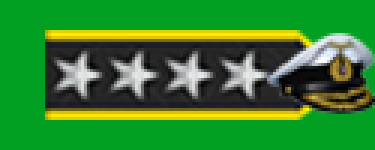
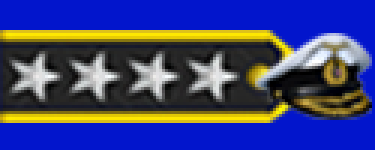
The second 375x150 image is a revision of the first. Changes to its layers:
painted on "Layer 3" over 255, 33, 375, 120
painted on "Layer 1" over 0, 30, 321, 123
painted on "Layer 0" over 0, 0, 375, 150
